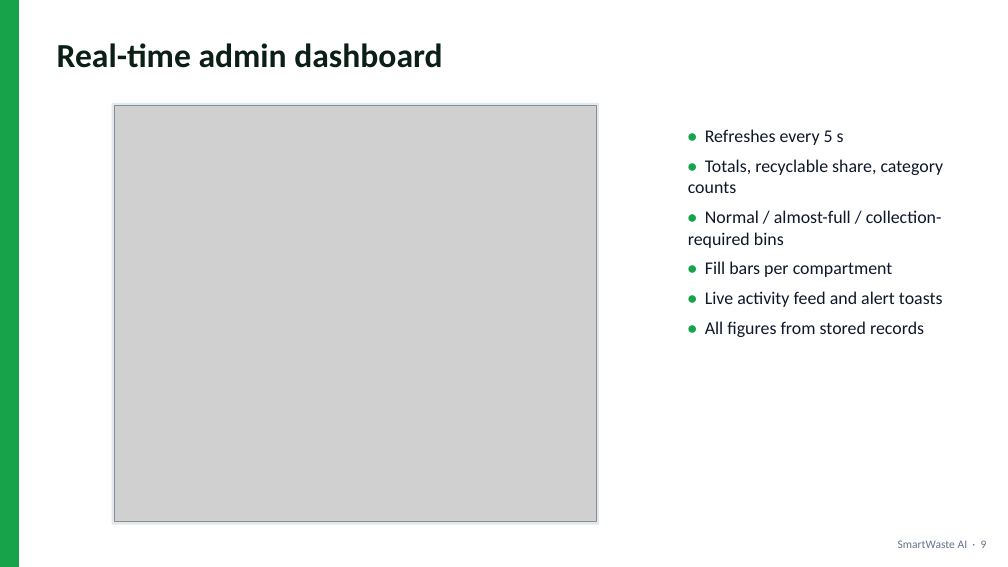
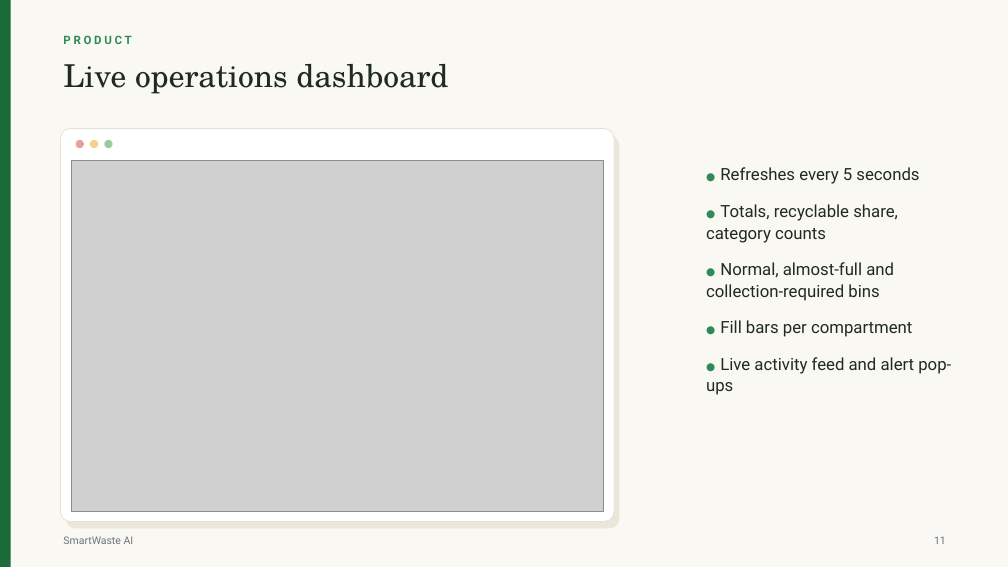
Before and after one commit to seshasaikrishnachanumolu/AI, a slide deck: slide 11 of docs/SmartWaste_AI_Presentation.pptx (slide 9 before the commit). Drawn at 1008x567 pixels with LibreOffice and Linux fonts; fonts in the diff are those of the drawing; grey boxes stand for pictures. Boxes give left, top, right and bottom in pixels: in the first picture for what was removed or moved away, otherwise in the second. Text is boxed around its words. In the diff, an @@ line names an element or a change of style, - is before the commit and + after.

```diff
--- a/docs/SmartWaste_AI_Presentation.pptx
+++ b/docs/SmartWaste_AI_Presentation.pptx
@@ rectangle resized from (x1=0, y1=0, x2=19, y2=567) to (x1=0, y1=0, x2=11, y2=567) @@
@@ rectangle at (x1=0, y1=0, x2=11, y2=567): fill #16A34A to #1B6B3A @@
@@ rectangle added at (x1=0, y1=0, x2=1008, y2=567), fill #FAF8F3 @@
@@ text added at (x1=63, y1=35, x2=131, y2=44), 11 pt, text #2E8B57, bold @@
+PRODUCT
@@ text at (x1=63, y1=64, x2=448, y2=94): text changed; size 32 to 30 pt; font Calibri to TeX Gyre Schola; text colour #0B1F17 to #1F2A24; bold off @@
-Real-time admin dashboard
+Live operations dashboard
@@ rectangle removed at (x1=112, y1=103, x2=600, y2=525) @@
@@ rounded rectangle added at (x1=60, y1=129, x2=614, y2=522), fill #FFFFFF, outline #E5E1D6 0.75 pt @@
@@ rounded rectangle added at (x1=66, y1=135, x2=619, y2=529), fill #EAE6DA @@
@@ ellipse added at (x1=76, y1=140, x2=84, y2=148), fill #E8A09A @@
@@ ellipse added at (x1=90, y1=140, x2=98, y2=148), fill #EFD28B @@
@@ ellipse added at (x1=104, y1=140, x2=113, y2=148), fill #9ACB9F @@
@@ picture resized from (x1=115, y1=106, x2=597, y2=522) to (x1=71, y1=160, x2=603, y2=511) @@
@@ text at (x1=706, y1=167, x2=951, y2=395): text changed; size 17 to 16 pt; font Calibri to Roboto; text colour #0F172A to #1F2A24 @@
-• Refreshes every 5 s
-• Totals, recyclable share, category counts
-• Normal / almost-full / collection-required bins
-• Fill bars per compartment
-• Live activity feed and alert toasts
-• All figures from stored records
+● Refreshes every 5 seconds
+● Totals, recyclable share, category counts
+● Normal, almost-full and collection-required bins
+● Fill bars per compartment
+● Live activity feed and alert pop-ups
@@ text at (x1=63, y1=536, x2=134, y2=544): text changed; size 11 to 10 pt; font Calibri to Roboto; text colour #64748B to #6B7280 @@
-SmartWaste AI · 9
+SmartWaste AI
@@ text added at (x1=934, y1=536, x2=946, y2=544), 10 pt, text #6B7280 @@
+11
```
Also in this commit, not shown: 10 other slides changed, 7 slides added, 6 slides removed, 2 other files.
